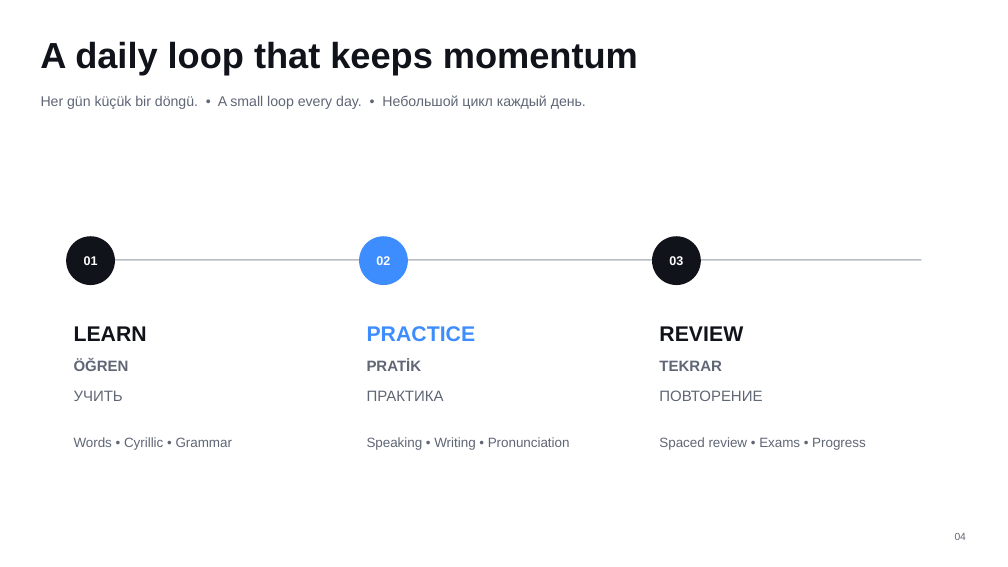
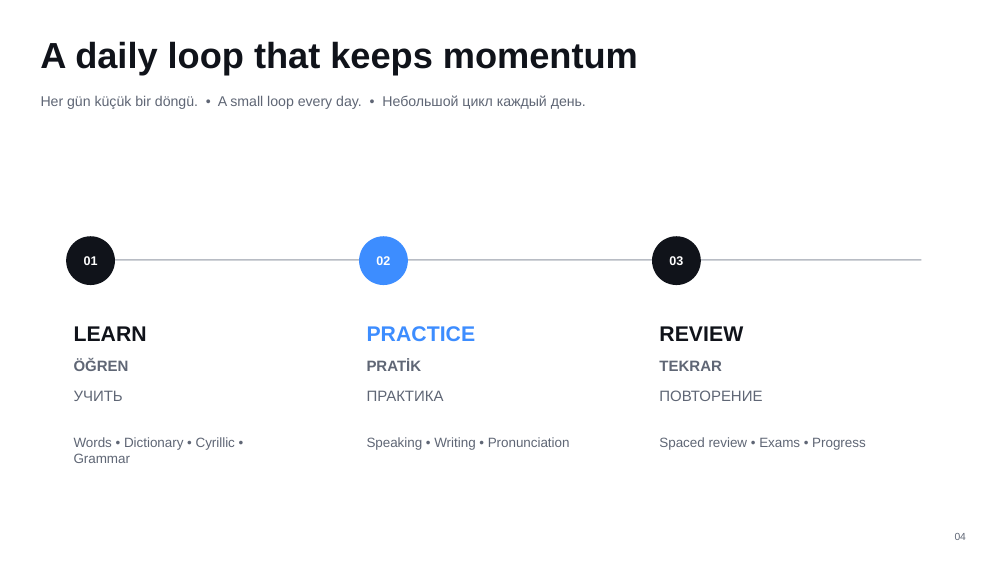
Before and after one commit to Azizsekerdil/RussianCourseAI, a slide deck: slide 4 of docs/presentation/Russian-Course-AI-Trilingual.pptx. Drawn at 1008x567 pixels with LibreOffice and Linux fonts; fonts in the diff are those of the drawing. Boxes give left, top, right and bottom in pixels: in the first picture for what was removed or moved away, otherwise in the second. Text is boxed around its words. In the diff, an @@ line names an element or a change of style, - is before the commit and + after.

```diff
--- a/docs/presentation/Russian-Course-AI-Trilingual.pptx
+++ b/docs/presentation/Russian-Course-AI-Trilingual.pptx
@@ text at bbox=[74, 437, 235, 463]: text changed @@
-Words • Cyrillic • Grammar
+Words • Dictionary • Cyrillic • Grammar
```
Also in this commit, not shown: 1 other slide changed, 13 other files.
